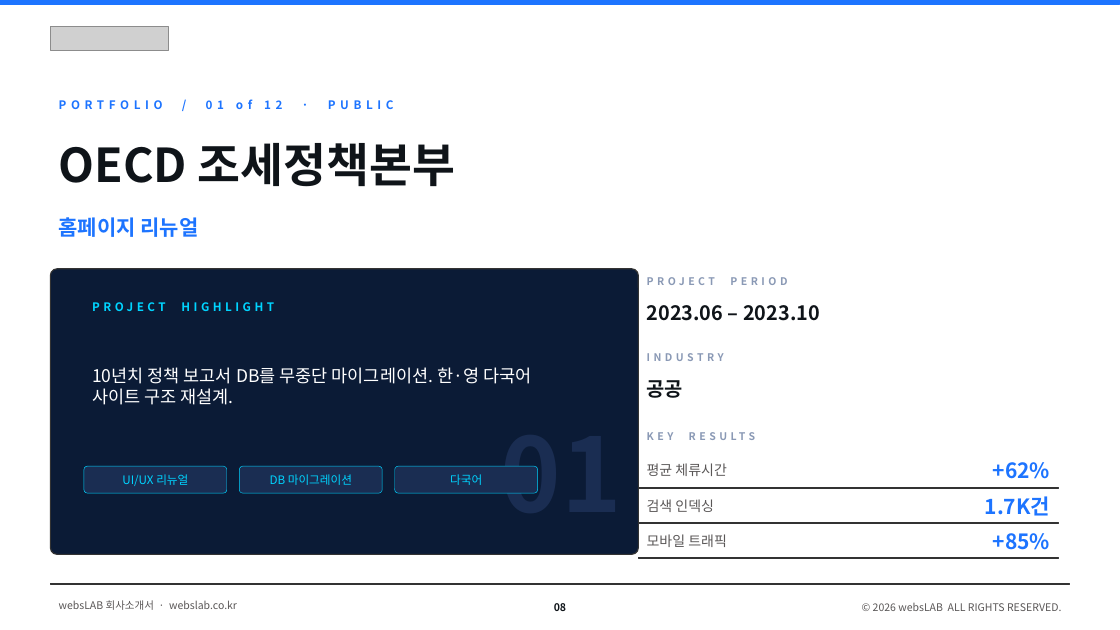
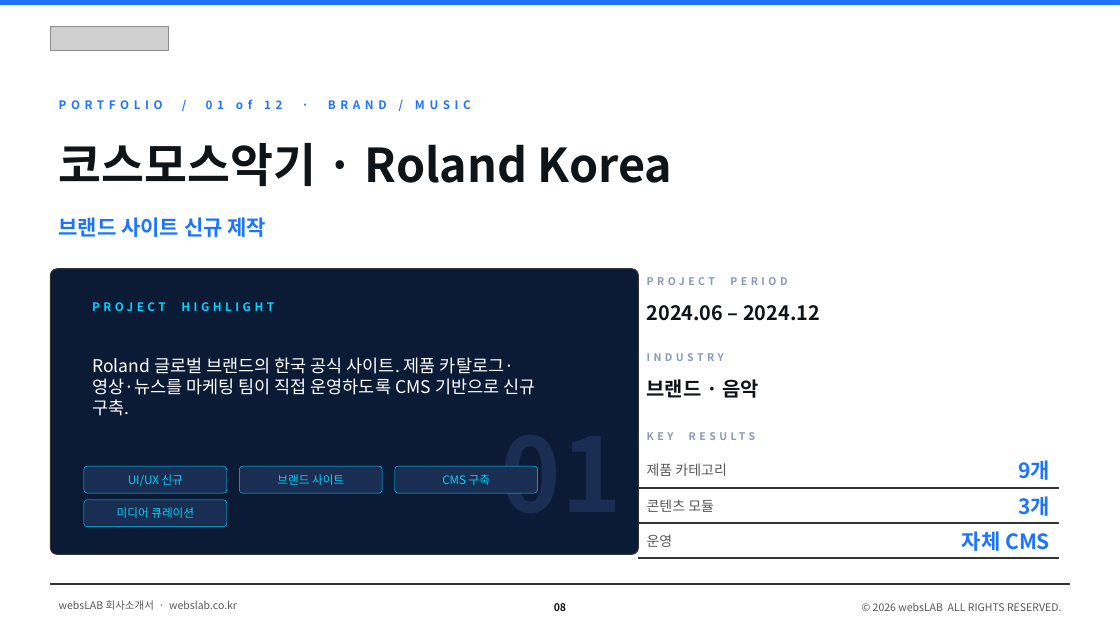
Before and after one commit to hamudo271/webslab.com, a slide deck: slide 8 of public/files/websLAB-brochure.pptx. Drawn at 1120x630 pixels with LibreOffice and Linux fonts; fonts in the diff are those of the drawing; grey boxes stand for pictures. Boxes give left, top, right and bottom in pixels: in the first picture for what was removed or moved away, otherwise in the second. Text is boxed around its words. In the diff, an @@ line names an element or a change of style, - is before the commit and + after.

```diff
--- a/public/files/websLAB-brochure.pptx
+++ b/public/files/websLAB-brochure.pptx
@@ text at (59, 99, 471, 109): text changed @@
-PORTFOLIO / 01 of 12 · PUBLIC
+PORTFOLIO / 01 of 12 · BRAND / MUSIC
@@ text at (59, 143, 672, 186): text changed @@
-OECD 조세정책본부
+코스모스악기 · Roland Korea
@@ text at (59, 217, 266, 237): text changed @@
-홈페이지 리뉴얼
+브랜드 사이트 신규 제작
@@ text at (647, 305, 820, 321): text changed @@
-2023.06 – 2023.10
+2024.06 – 2024.12
@@ text at (92, 357, 535, 416): text changed @@
-10년치 정책 보고서 DB를 무중단 마이그레이션. 한·영 다국어 사이트 구조 재설계.
+Roland 글로벌 브랜드의 한국 공식 사이트. 제품 카탈로그·영상·뉴스를 마케팅 팀이 직접 운영하도록 CMS 기반으로 신규 구축.
@@ text at (647, 379, 759, 398): text changed @@
-공공
+브랜드 · 음악
@@ text at (128, 474, 183, 486): text changed @@
-UI/UX 리뉴얼
+UI/UX 신규
@@ text at (277, 474, 344, 485): text changed @@
-DB 마이그레이션
+브랜드 사이트
@@ text at (442, 474, 490, 485): text changed @@
-다국어
+CMS 구축
@@ text at (647, 463, 726, 476): text changed @@
-평균 체류시간
+제품 카테고리
@@ text at (1018, 460, 1050, 480): text changed @@
-+62%
+9개
@@ rounded rectangle added at (84, 500, 227, 527), fill #1A2D52, outline #00D4FF 0.4 pt @@
@@ text added at (117, 507, 194, 518), 10 pt, text #00D4FF @@
+미디어 큐레이션
@@ text at (647, 499, 714, 512): text changed @@
-검색 인덱싱
+콘텐츠 모듈
@@ text at (1018, 496, 1050, 516): text changed @@
-1.7K건
+3개
@@ text at (647, 534, 673, 547): text changed @@
-모바일 트래픽
+운영
@@ text at (962, 531, 1050, 551): text changed @@
-+85%
+자체 CMS
```
Also in this commit, not shown: 2 other files.
